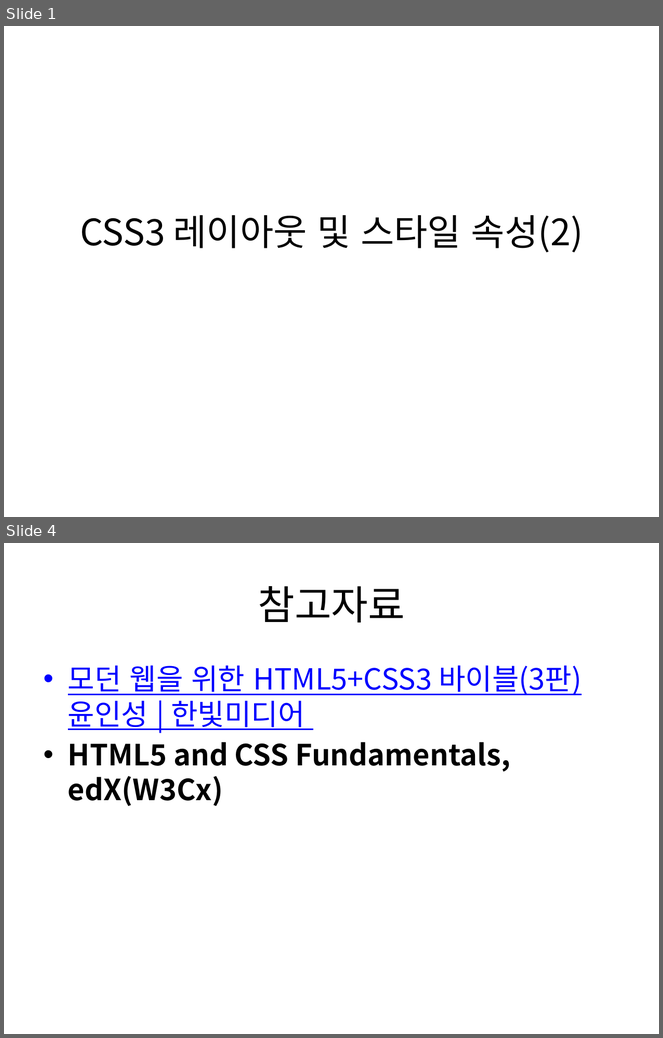
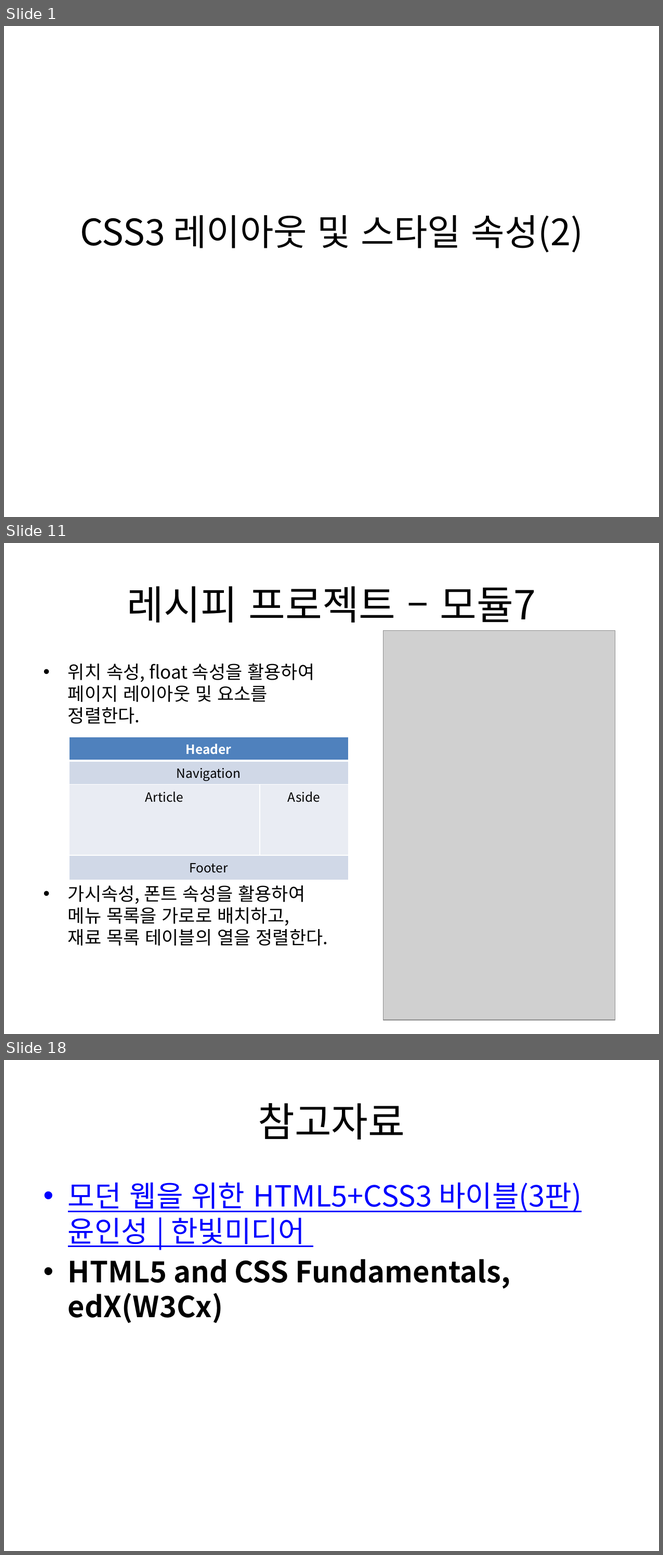
Before and after one commit to kdkcom1234/git2021, a slide deck: 1-html-css/04. CSS3 레이아웃 및 스타일 속성(2).pptx. Shown one above the other, each under a label of ours: slides 1 and 4 before the commit, slides 1, 11 and 18 after it; the slides between them are not shown. The pictures are 663x1038 and 663x1555 pixels, drawn with LibreOffice and Linux fonts; fonts in the diff are those of the drawing; grey boxes stand for pictures. Boxes give left, top, right and bottom in pixels: in the first picture for what was removed or moved away, otherwise in the second. Text is boxed around its words. In the diff, an @@ line names an element or a change of style, - is before the commit and + after.

```diff
--- a/1-html-css/04. CSS3 레이아웃 및 스타일 속성(2).pptx
+++ b/1-html-css/04. CSS3 레이아웃 및 스타일 속성(2).pptx
@@ slide 11 added at [4, 543, 659, 1034], background #FFFFFF @@
@@ title added at [127, 586, 536, 623], 44 pt, text #000000 @@
+레시피 프로젝트 – 모듈7
@@ picture added at [384, 631, 616, 1021] @@
@@ text added at [68, 663, 328, 946], 20 pt, text #000000 @@
+• 위치 속성, float 속성을 활용하여 페이지 레이아웃 및 요소를 정렬한다.
+• 가시속성, 폰트 속성을 활용하여 메뉴 목록을 가로로 배치하고, 재료 목록 테이블의 열을 정렬한다.
@@ table added at [69, 737, 348, 875], 4 rows, 2 columns @@
+Header | 
+Navigation | 
+Article | Aside
+Footer | 
@@ what was slide 4 is now slide 18 @@
```
Also in this commit, not shown: 1 slide changed, 14 other slides added, 1 slide removed, 24 other files.
